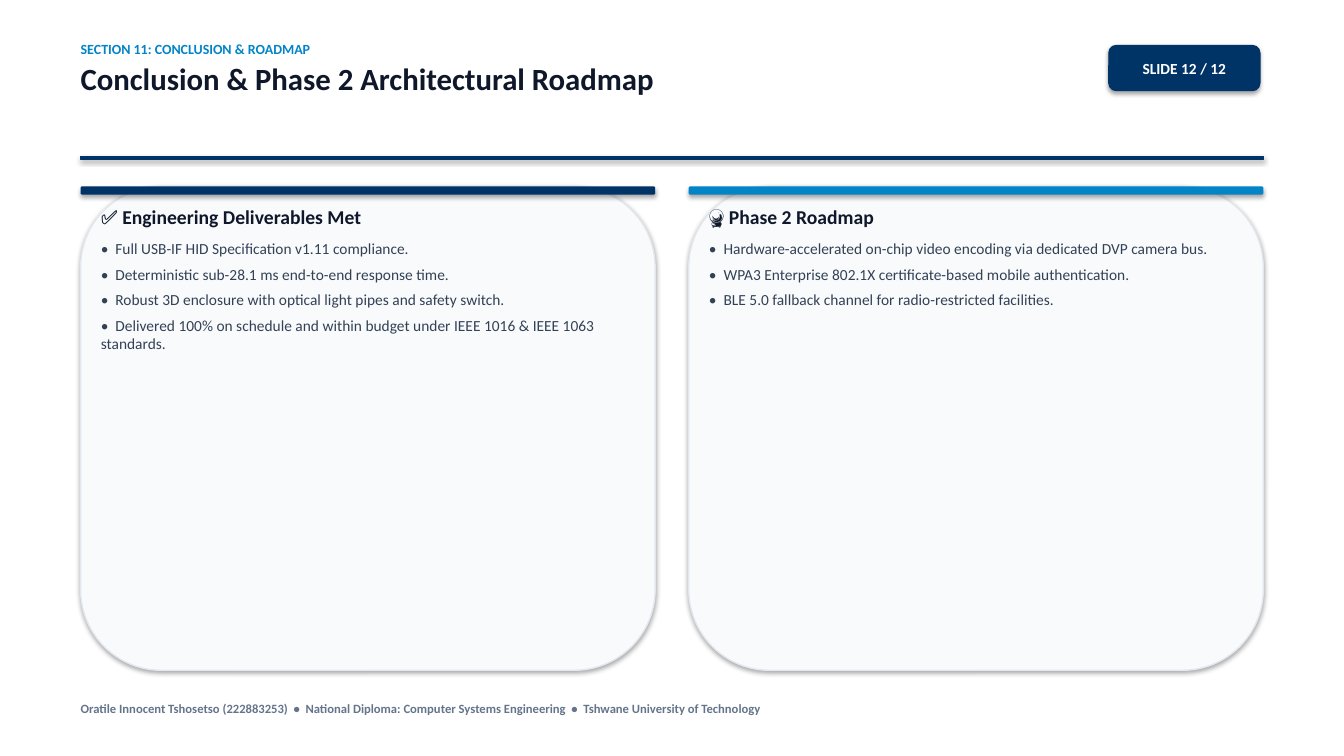
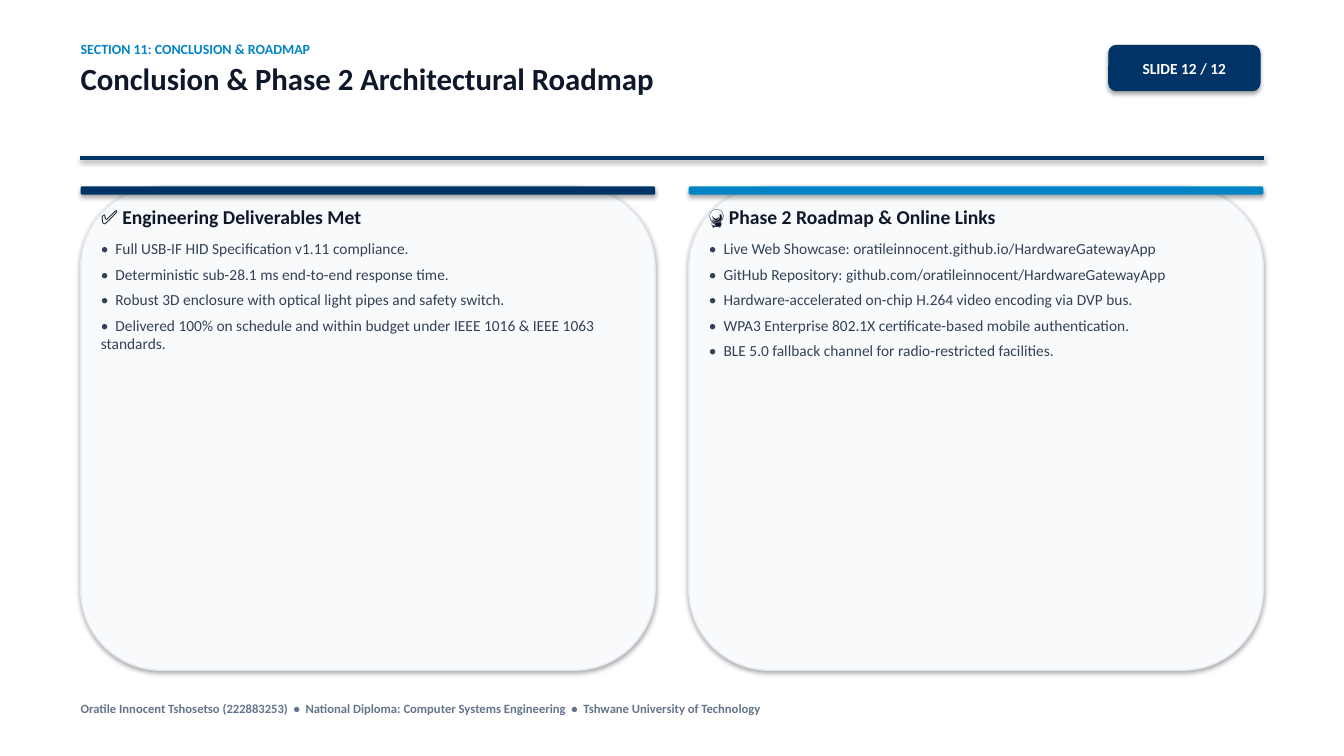
Before and after one commit to oratileinnocent/HardwareGatewayApp, a slide deck: slide 12 of PRESENTATION_SLIDES.pptx. Drawn at 1344x756 pixels with LibreOffice and Linux fonts; fonts in the diff are those of the drawing. Boxes give left, top, right and bottom in pixels: in the first picture for what was removed or moved away, otherwise in the second. Text is boxed around its words. In the diff, an @@ line names an element or a change of style, - is before the commit and + after.

Commit message:
docs: update presentation slides with exhibition date and online showcase links

```diff
--- a/PRESENTATION_SLIDES.pptx
+++ b/PRESENTATION_SLIDES.pptx
@@ text at (724,210,1165,308): text changed @@
-🔮 Phase 2 Roadmap
-• Hardware-accelerated on-chip video encoding via dedicated DVP camera bus.
+🔮 Phase 2 Roadmap & Online Links
+• Live Web Showcase: oratileinnocent.github.io/HardwareGatewayApp
+• GitHub Repository: github.com/oratileinnocent/HardwareGatewayApp
+• Hardware-accelerated on-chip H.264 video encoding via DVP bus.
```
Also in this commit, not shown: 1 other slide changed, 2 other files.
